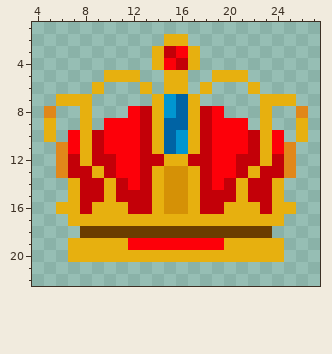
Pixel-art sprite -- packages/nouns-img-permutator/assets/layer-3/head-queencrown.png. That is the earlier state.
The file is 32x32 pixels. Shown: x 4..27, y 1..22.
After:
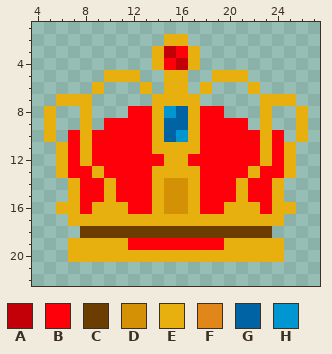
Palette (. is transparent): A #c30008  B #fd0009  C #6b3d00  D #d59106  E #e7b00f  F #e1871a  G #0063a4  H #0096d1
The exact change:
The edit turns colour A into colour B in rows 8 to 9 at x 13 and 18; in rows 10 to 11 at x 9, 13, 18 and 22; in row 12 at x 7, 9 to 10, 13 to 14, 17 to 18, 21 to 22 and 24; in row 13 at x 7 to 8, 10, 13, 18, 21 and 23 to 24; in row 14 at x 8 to 9, 11, 13, 18, 20 and 22 to 23; in row 15 at x 8 to 9, 11 to 13, 18 to 20 and 22 to 23.
The edit turns colour A into colour B in row 16 at x 8, 12 to 13, 18 to 19 and 23.
The edit turns colour D into colour E in row 13 at x 15 to 16.
The edit turns colour F into colour E in row 8 at x 5 and 26; in rows 11 to 13 at x 6 and 25.
The edit turns colour G into colour E in row 7 at x 16; in row 11 at x 15.
The edit turns colour H into colour E in row 7 at x 15; in row 11 at x 16.
Pixel boxes of the changes (left, top, right, bottom) in both pictures:
changed: (44, 94, 308, 214)
